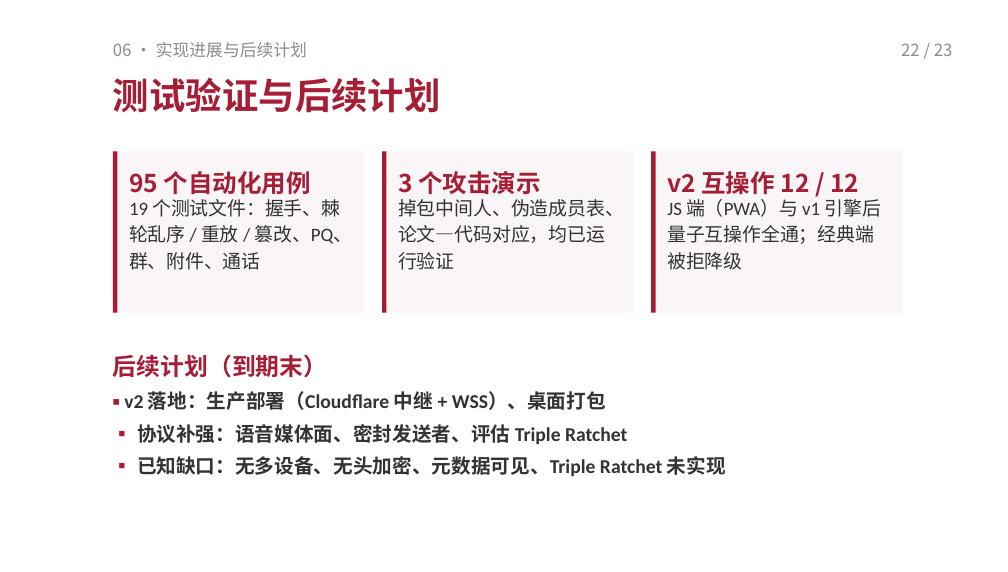
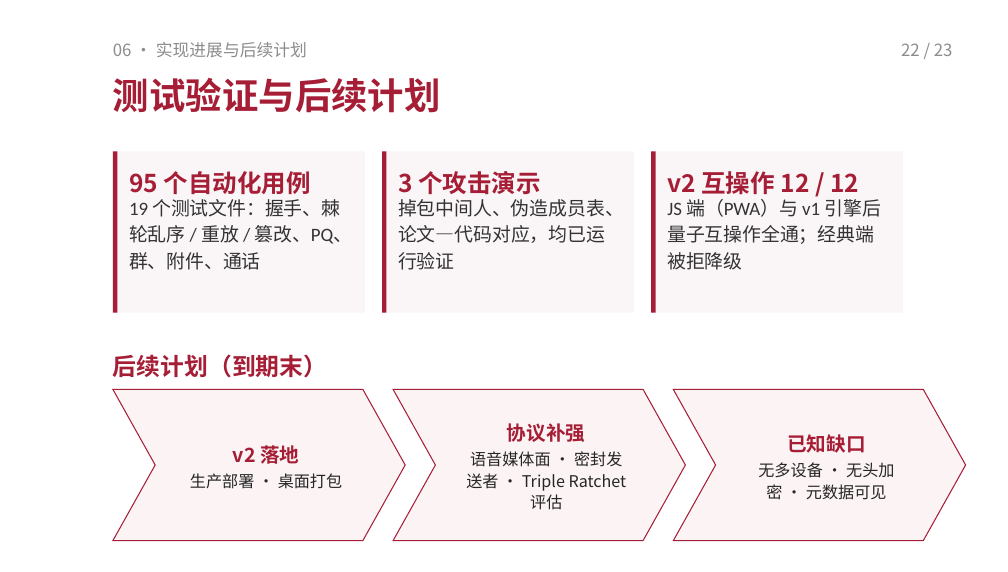
Before and after one commit to TomHaoZi/ECNUchat, a slide deck: slide 22 of 中期汇报/ECNUchat-中期汇报.pptx. Drawn at 1008x572 pixels with LibreOffice and Linux fonts; fonts in the diff are those of the drawing. Boxes give left, top, right and bottom in pixels: in the first picture for what was removed or moved away, otherwise in the second. Text is boxed around its words. In the diff, an @@ line names an element or a change of style, - is before the commit and + after.

Commit message:
PPT 图表化简约版：需求页改为标签网格、PQXDH 改 2×2 卡片、威胁模型与后续计划改箭头流程图（chevron 连线）；多处要点列表压成单行结论，卡片正文只留两句

```diff
--- a/中期汇报/ECNUchat-中期汇报.pptx
+++ b/中期汇报/ECNUchat-中期汇报.pptx
@@ chevron "v2 落地": place and size @@
-chevron "v2 落地" at [124, 391, 726, 476]
+chevron "v2 落地" at [113, 389, 405, 540]
@@ chevron "v2 落地" at [113, 389, 405, 540]: vertical alignment top to middle; fill none to #FBF3F4; outline none to #A61E36 0.75 pt @@
@@ chevron added at [393, 389, 685, 540], fill #FBF3F4, outline #A61E36 0.75 pt, 11.5 pt, text #262626 @@
+协议补强
+语音媒体面 · 密封发送者 · Triple Ratchet 评估
@@ chevron added at [673, 389, 966, 540], fill #FBF3F4, outline #A61E36 0.75 pt, 11.5 pt, text #262626 @@
+已知缺口
+无多设备 · 无头加密 · 元数据可见
@@ text in chevron at [190, 445, 342, 489]: text changed; size 14 to 11.5 pt; font Calibri to Noto Sans CJK SC; text colour #333333 to #262626; bold off @@
-▪ v2 落地：生产部署（Cloudflare 中继 + WSS）、桌面打包
-▪ 协议补强：语音媒体面、密封发送者、评估 Triple Ratchet
-▪ 已知缺口：无多设备、无头加密、元数据可见、Triple Ratchet 未实现
+v2 落地
+生产部署 · 桌面打包
```
Also in this commit, not shown: 12 other slides changed, 2 other files.
